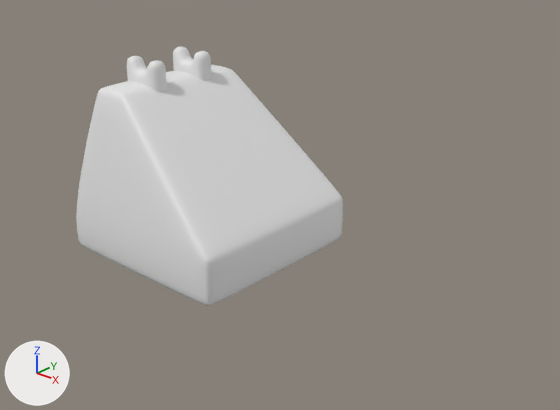
Two versions of the Blender file Blender/roundtelephone.blend, one commit apart.
One viewpoint serves both versions: a 50 mm lens placed at (5.36, -4.99, 3.49), pointed at (1.14, -0.22, 0.83). The axes (+X, +Y, +Z) are drawn at lower left. The lights are the same throughout.
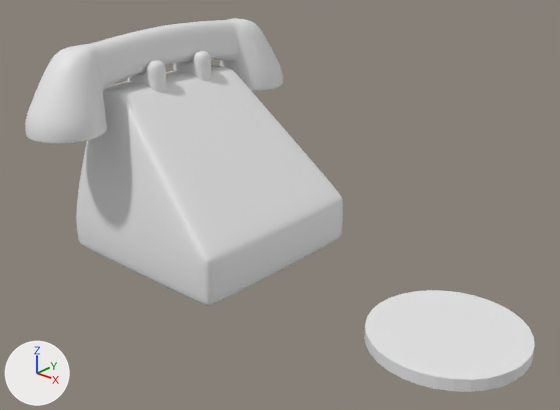
Pixel boxes (x1, y1, x2, y2) of what changed, in the pictures (560 x 410 px):
'Circle.sel', added
    after: (25, 18, 283, 144)
'Circle.001', added
    after: (365, 290, 535, 392)

The change, as a diff of the scene's bpy script:
```diff
--- a/Blender/roundtelephone.blend.py
+++ b/Blender/roundtelephone.blend.py
@@ me_circle_003 @@
+me_circle_003.from_pydata(...)  # a 32-sided cylinder along z spanning x -1.0..1.0, y -1.0..1.0, z 0.0..0.16
@@ me_circle_sel @@
+me_circle_sel.from_pydata(...)  # 87 vertices, 79 faces; spans x -1.0..1.0, y -4.26..0.0, z -0.83..1.36
+me_circle_sel.polygons.foreach_set('use_smooth', [True] * 79)
@@ ob_circle_001 @@
+ob_circle_001 = bpy.data.objects.new('Circle.001', me_circle_003)
+ob_circle_001.location = (2.774, 0.0, 0.0)
+ob_circle_001.scale = (0.675, 0.675, 0.675)
@@ ob_circle_sel @@
+ob_circle_sel = bpy.data.objects.new('Circle.sel', me_circle_sel)
+ob_circle_sel.location = (-0.556, 0.0, 1.7)
+ob_circle_sel.scale = (0.371, 0.371, 0.371)
+_m = ob_circle_sel.modifiers.new('Mirror', 'MIRROR')
+_m.use_axis = (False, True, False)
+_m.use_clip = True
+_m = ob_circle_sel.modifiers.new('Subdivision', 'SUBSURF')
+_m.levels = 2
```
